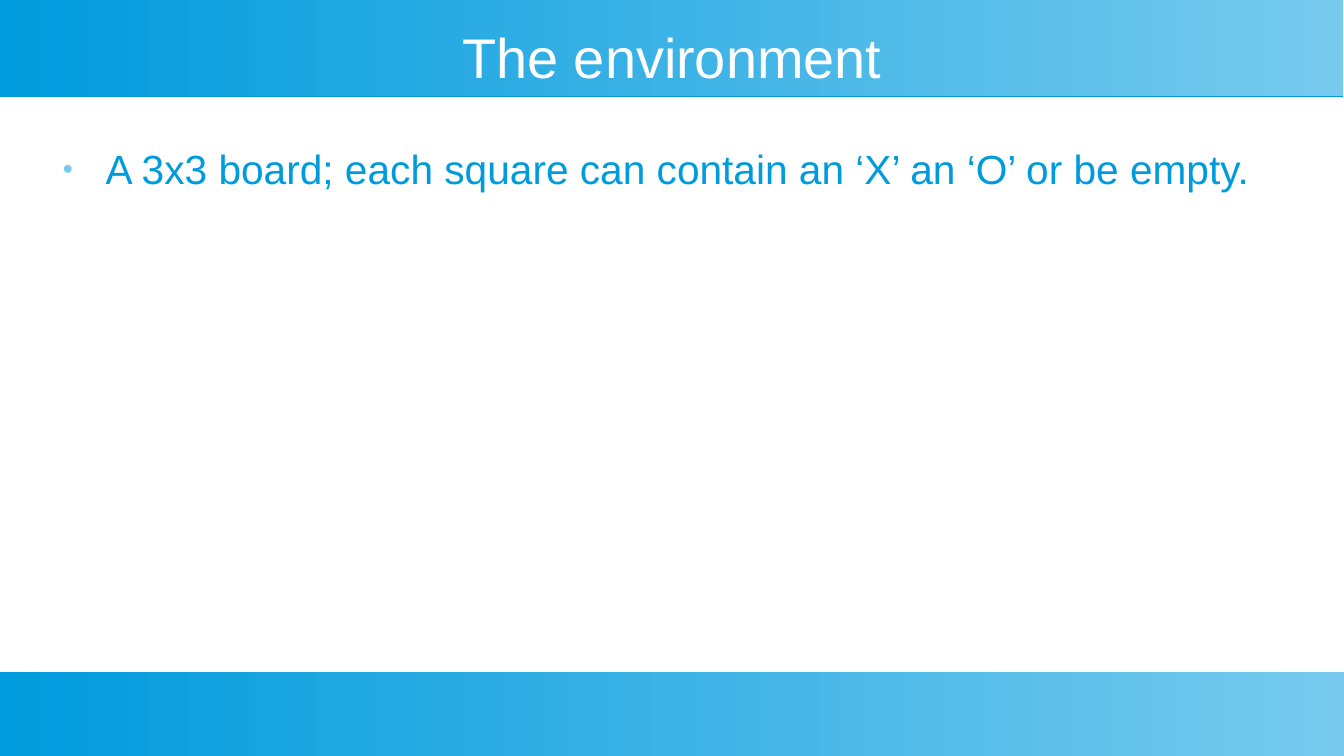
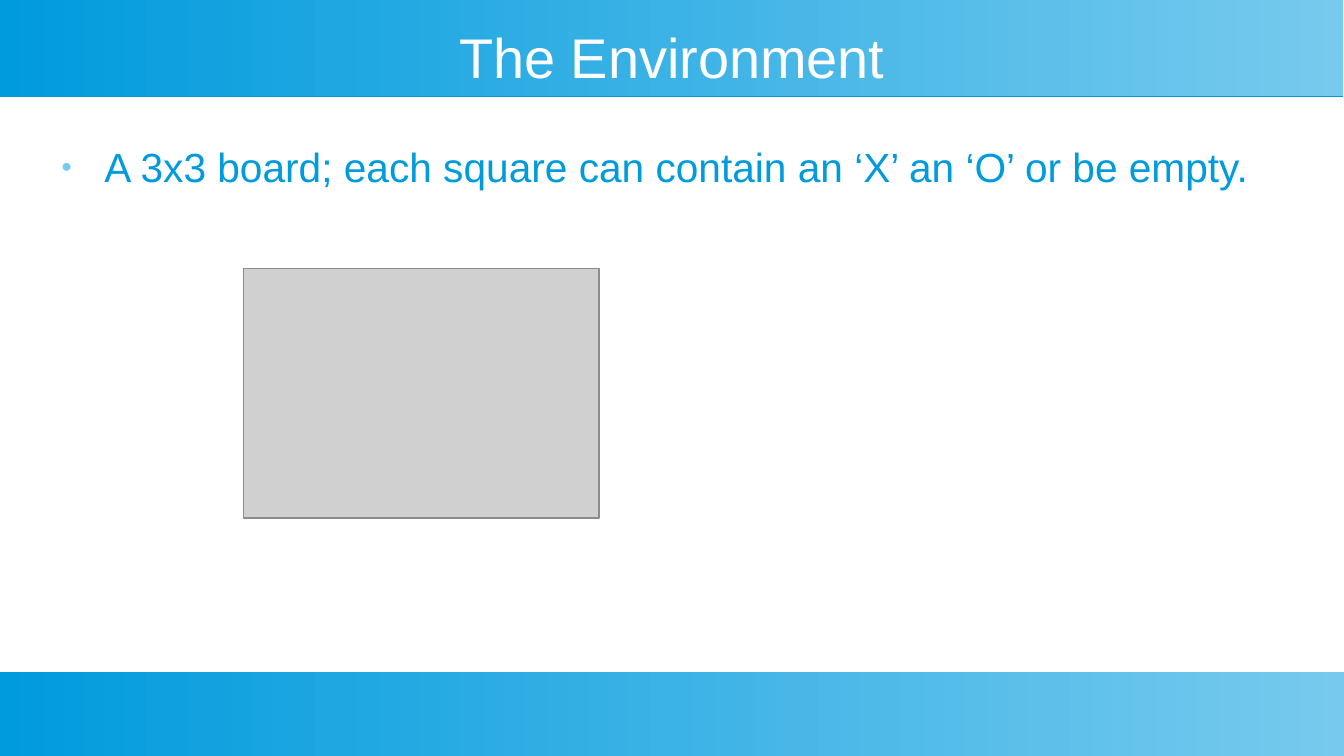
Before and after one commit to cmiddleman/DQNagent, a slide deck: slide 2 of presentation.odp. Drawn at 1344x756 pixels with LibreOffice and Linux fonts; fonts in the diff are those of the drawing; grey boxes stand for pictures. Boxes give left, top, right and bottom in pixels: in the first picture for what was removed or moved away, otherwise in the second. Text is boxed around its words. In the diff, an @@ line names an element or a change of style, - is before the commit and + after.

```diff
--- a/presentation.odp
+++ b/presentation.odp
@@ title at (x1=459, y1=37, x2=884, y2=79): text changed @@
-The environment
+The Environment
@@ picture added at (x1=244, y1=268, x2=599, y2=518) @@
```
Also in this commit, not shown: 2 other slides changed, 26 slides added, 4 slides removed, 4 other files.
